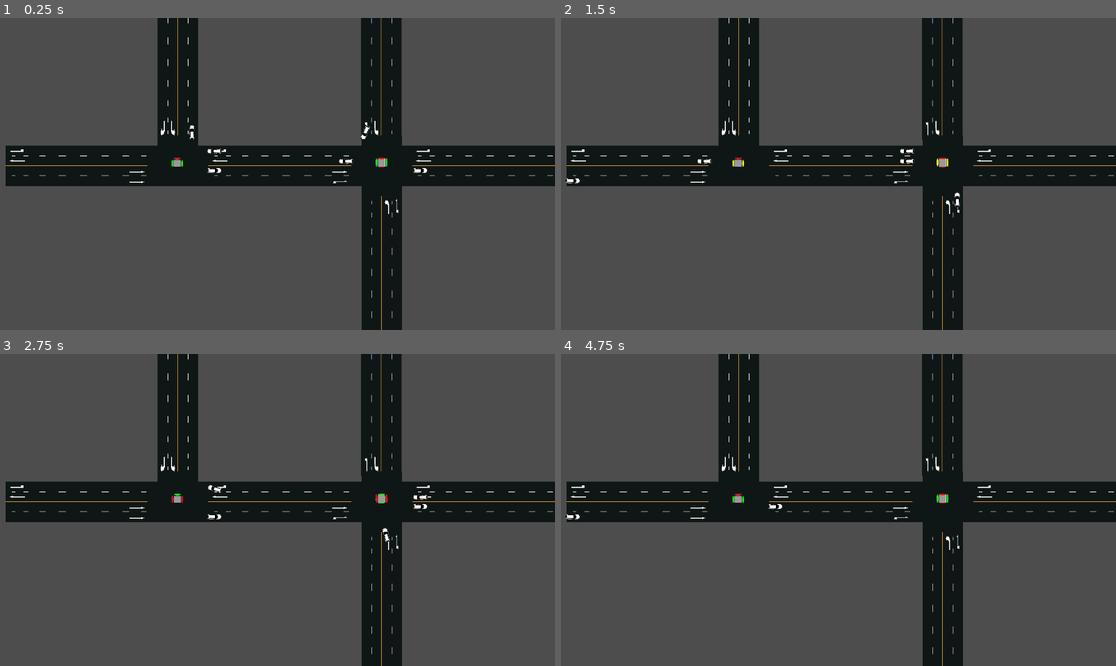
Above: before the commit, frames 1-4 (two rows, left to right).
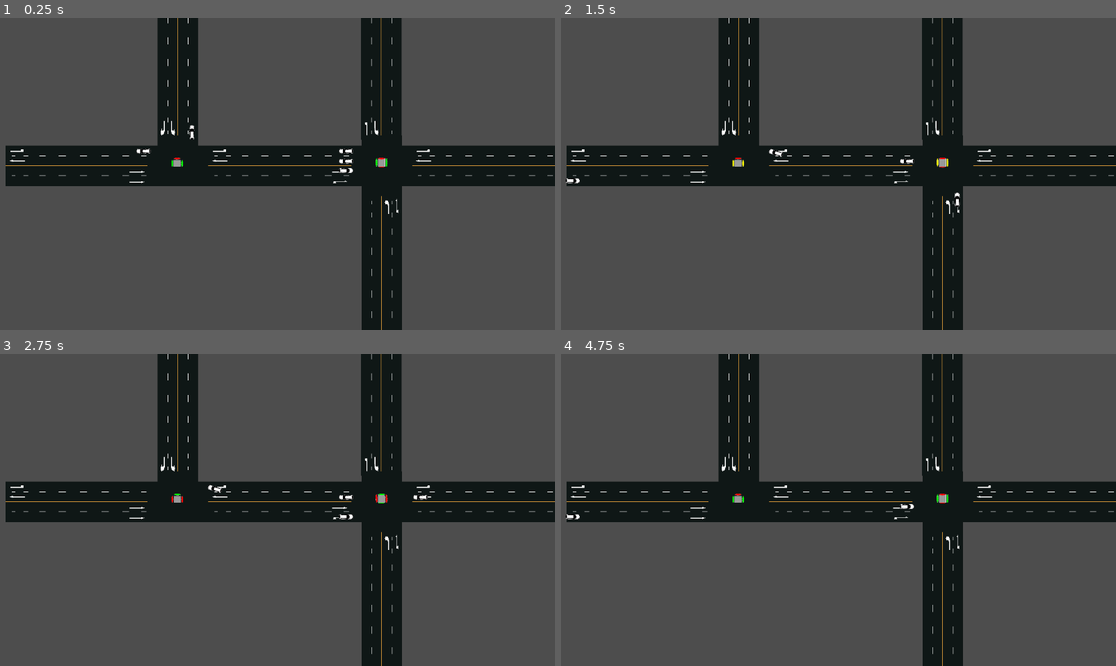
Above: after the commit, the same moments.

Repository: Lilies240/TrafficSimulation
Game: Godot game, scene res://Scenes/simulation.tscn
The game is run twice, just before and just after one commit, with the same random seed, the same clock (stepped at 60 frames per second) and the same inputs. This scene is started directly instead of the project's main scene.
Inputs:
- Up to frame 1 (0.25 s): no input
- Up to frame 2 (1.5 s): no input
- Up to frame 3 (2.75 s): no input
- Up to frame 4 (4.75 s): no input

The runs differ from the first frame. In frame 1, 0.2% of the frame differs, in the area x 24-77%, y 34-50%; in frame 2, less than 0.1%; in frame 3, 0.1%; in frame 4, less than 0.1%.

Commit message:
Stopping Distance Calculation Fixed

Diff:
--- a/Scripts/Vehicle.gd
+++ b/Scripts/Vehicle.gd
@@ -9,7 +9,7 @@
 var max_speed: float = 100.0  # Maximum speed of the vehicle
 var acceleration: float = 50.0  # Acceleration rate (speed increase per second)
 var deceleration: float = 70.0  # Deceleration rate (speed decrease per second)
-var stop_distance: float  # the distance it takes to come to a stop
+var current_stop_distance: float  # the distance it takes to come to a stop
 var min_queue_distance: float # the distance it keeps behind a car when stopped
 
 var current_speed: float = 0.0  # The vehicle's current speed
@@ -48,7 +48,6 @@
 			acceleration = 3.75 * pixels_per_meter
 			deceleration = 7 * pixels_per_meter
 			v_offset = 0.875 * pixels_per_meter
-			stop_distance = 40 * pixels_per_meter
 			min_queue_distance = 1.25 * pixels_per_meter
 			#print("Compact car spawned")
 		Enums.VehicleType.MIDSIZE:
@@ -57,7 +56,6 @@
 			acceleration = 3.25 * pixels_per_meter
 			deceleration = 6 * pixels_per_meter
 			v_offset = 0.95 * pixels_per_meter
-			stop_distance = 45 * pixels_per_meter
 			min_queue_distance = 1.25 * pixels_per_meter
 			#print("Midsize car spawned")
 		Enums.VehicleType.SUV:
@@ -66,7 +64,6 @@
 			acceleration = 2.75 * pixels_per_meter
 			deceleration = 5.25 * pixels_per_meter
 			v_offset = 1.025 * pixels_per_meter
-			stop_distance = 52.5 * pixels_per_meter
 			min_queue_distance = 1.75 * pixels_per_meter
 			#print("SUV spawned")
 		Enums.VehicleType.TRUCK:
@@ -75,7 +72,6 @@
 			acceleration = 1 * pixels_per_meter
 			deceleration = 3.5 * pixels_per_meter
 			v_offset = 1.25 * pixels_per_meter
-			stop_distance = 105 * pixels_per_meter
 			min_queue_distance = 2.5 * pixels_per_meter
 			#print("Semi-truck spawned")
 		_:
@@ -158,13 +154,14 @@
 	check_upcoming_light() # Update light color
 	if is_intersection_ahead():
 		var distance_to_intersection = calculate_distance_to_intersection()
-		if (upcoming_light_color == "red" or upcoming_light_color == "yellow") and distance_to_intersection <= stop_distance:
+		var current_stop_distance = calculate_stopping_distance()
+		if (upcoming_light_color == "red" or upcoming_light_color == "yellow") and distance_to_intersection <= current_stop_distance:
 			# Decelerate and prepare to stop
-			print("\nCurrent road: " + str(current_path) + "\nCurrent …(103 unchanged characters)… lor: " + str(upcoming_light_color) + "\nStopping Distance: " + str(stop_distance) + "\nCalculated Stopping Distance: " + str(current_speed ** 2 / (2 * deceleration)) + "\nDistance to intersection: " + st …(143 unchanged characters)…
+			print("\nCurrent road: " + str(current_path) + "\nCurrent …(103 unchanged characters)… lor: " + str(upcoming_light_color) + "\nCalculated Stopping Distance: " + str(calculate_stopping_distance()) + "\nDistance to intersection: " + st …(143 unchanged characters)…
 			state = "decelerating"
-			if distance_to_intersection <= stop_distance:
+			if distance_to_intersection <= current_stop_distance:
 				state = "stopped"
-		elif upcoming_light_color == "green" or distance_to_intersection > stop_distance:
+		elif upcoming_light_color == "green" or distance_to_intersection > current_stop_distance:
 			# Accelerate or cruise
 			state = "accelerating"
 	else:
@@ -175,6 +172,10 @@
 	# Calculate the distance to the end of the current path
 	var total_length = current_path.get_curve().get_baked_length()
 	return total_length - progress
+
+func calculate_stopping_distance() -> float:
+	# Calculate the current stopping distance
+	return current_speed ** 2 / (2 * deceleration)
 
 
 # Conditions to determine if the car should accelerate
@@ -187,7 +188,7 @@
 # Conditions to determine if the car should decelerate
 func should_decelerate() -> bool:
 	# Calculate required stopping distance for current speed
-	var stopping_distance = (current_speed * current_speed) / (2 * deceleration) + stop_distance
+	var stopping_distance = calculate_stopping_distance()
 
 	# Check for other vehicles ahead
 	var vehiclesAhead = 0;
